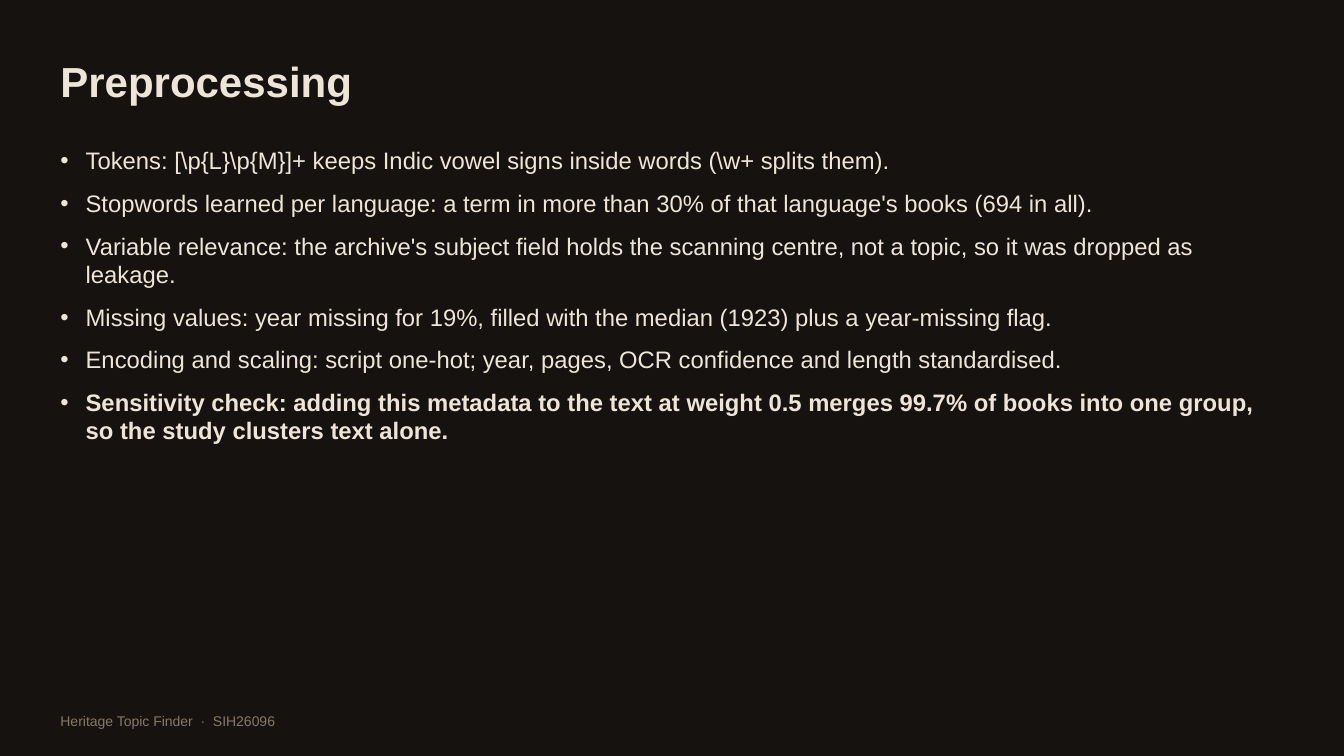
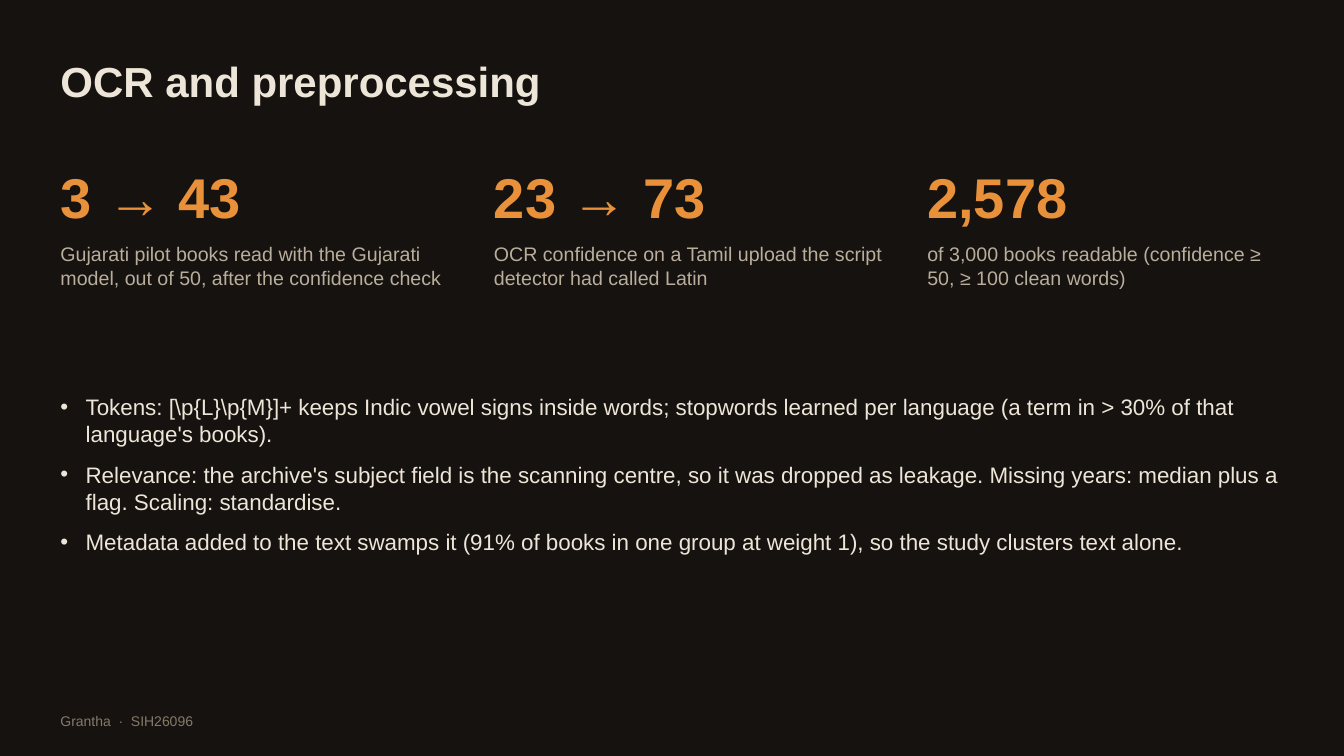
Before and after one commit to rohannes64/Grantha-Heritage-Tracker, a slide deck: slide 4 of docs/Grantha_Deck.pptx (slide 5 before the commit). Drawn at 1344x756 pixels with LibreOffice and Linux fonts; fonts in the diff are those of the drawing. Boxes give left, top, right and bottom in pixels: in the first picture for what was removed or moved away, otherwise in the second. Text is boxed around its words. In the diff, an @@ line names an element or a change of style, - is before the commit and + after.

```diff
--- a/docs/Grantha_Deck.pptx
+++ b/docs/Grantha_Deck.pptx
@@ text at (x1=60, y1=66, x2=541, y2=105): text changed @@
-Preprocessing
+OCR and preprocessing
@@ text added at (x1=60, y1=179, x2=241, y2=219), 40 pt, text #E8913A, bold @@
+3 → 43
@@ text added at (x1=494, y1=179, x2=705, y2=219), 40 pt, text #E8913A, bold @@
+23 → 73
@@ text added at (x1=927, y1=179, x2=1067, y2=227), 40 pt, text #E8913A, bold @@
+2,578
@@ text added at (x1=60, y1=247, x2=441, y2=288), 14 pt, text #B9AE9C @@
+Gujarati pilot books read with the Gujarati model, out of 50, after the confidence check
@@ text added at (x1=494, y1=247, x2=882, y2=285), 14 pt, text #B9AE9C @@
+OCR confidence on a Tamil upload the script detector had called Latin
@@ text added at (x1=927, y1=247, x2=1244, y2=289), 14 pt, text #B9AE9C @@
+of 3,000 books readable (confidence ≥ 50, ≥ 100 clean words)
@@ text at (x1=86, y1=398, x2=1277, y2=555): text changed; size 17 to 16 pt @@
-• Tokens: [\p{L}\p{M}]+ keeps Indic vowel signs inside words (\w+ splits them).
-• Stopwords learned per language: a term in more than 30% of that language's books (694 in all).
-• Variable relevance: the archive's subject field holds the scanning centre, not a topic, so it was dropped as leakage.
-• Missing values: year missing for 19%, filled with the median (1923) plus a year-missing flag.
-• Encoding and scaling: script one-hot; year, pages, OCR confidence and length standardised.
-• Sensitivity check: adding this metadata to the text at weight 0.5 merges 99.7% of books into one group, so the study clusters text alone.
+• Tokens: [\p{L}\p{M}]+ keeps Indic vowel signs inside words; stopwords learned per language (a term in > 30% of that language's books).
+• Relevance: the archive's subject field is the scanning centre, so it was dropped as leakage. Missing years: median plus a flag. Scaling: standardise.
+• Metadata added to the text swamps it (91% of books in one group at weight 1), so the study clusters text alone.
@@ text at (x1=60, y1=716, x2=193, y2=726): text changed @@
-Heritage Topic Finder · SIH26096
+Grantha · SIH26096
```
Also in this commit, not shown: 10 other slides changed, 5 slides added, 6 slides removed, 14 other files.
